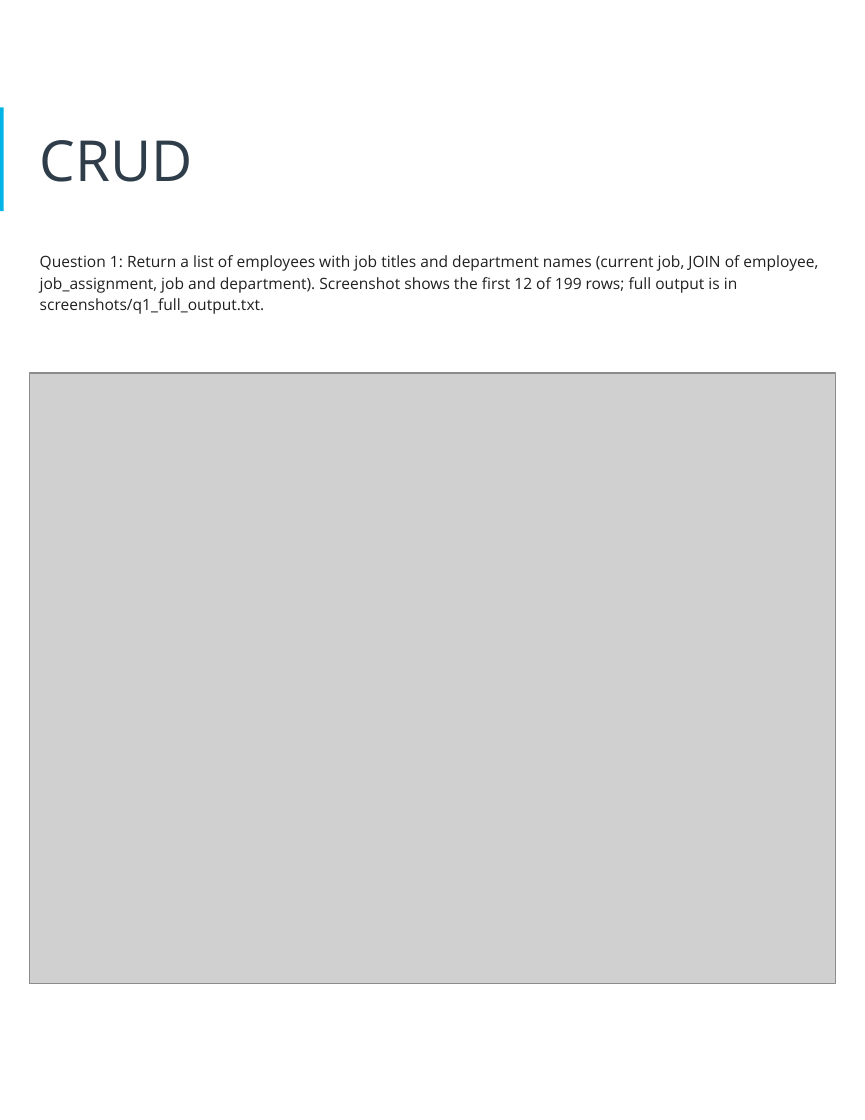
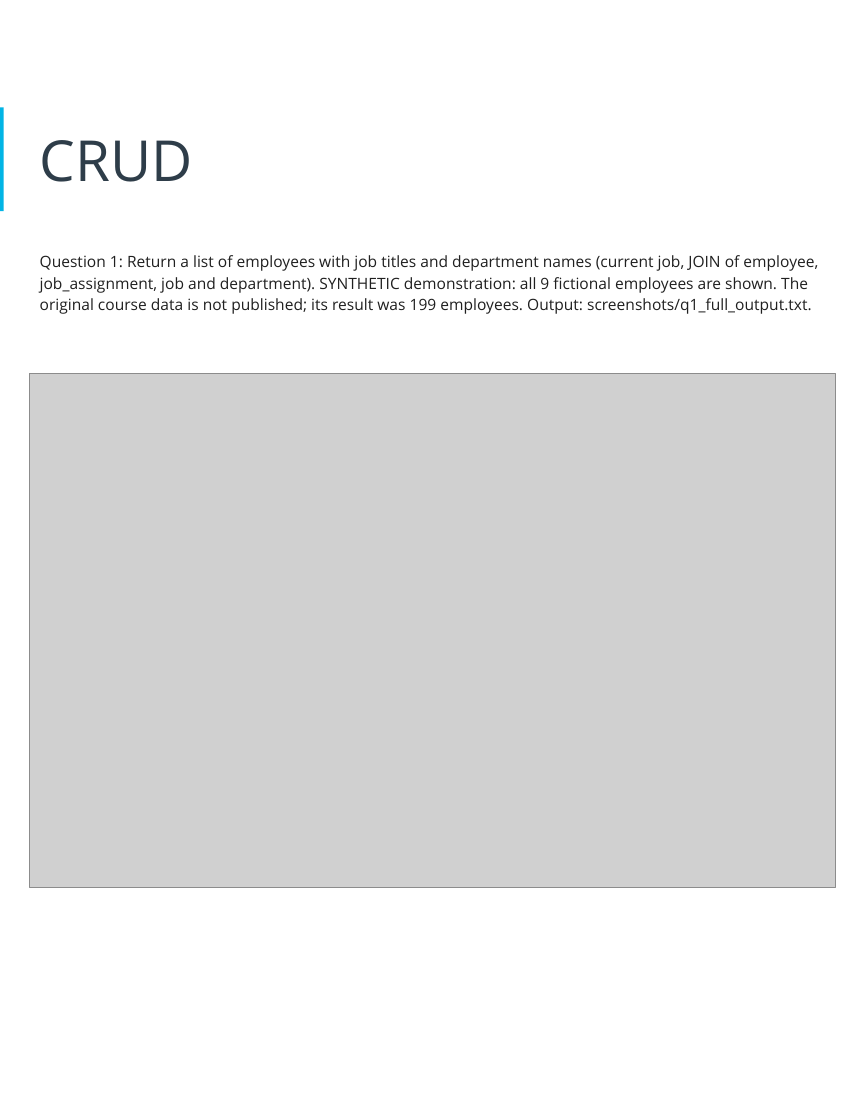
Before and after one commit to adebowalep/hr-database-design, a slide deck: slide 16 of docs/presentation/Tech_ABC_Corp_HR_Database.pptx. Drawn at 865x1120 pixels with LibreOffice and Linux fonts; fonts in the diff are those of the drawing; grey boxes stand for pictures. Boxes give left, top, right and bottom in pixels: in the first picture for what was removed or moved away, otherwise in the second. Text is boxed around its words. In the diff, an @@ line names an element or a change of style, - is before the commit and + after.

```diff
--- a/docs/presentation/Tech_ABC_Corp_HR_Database.pptx
+++ b/docs/presentation/Tech_ABC_Corp_HR_Database.pptx
@@ text at (40,255,818,314): text changed @@
-Question 1: Return a list of employees with job titles and department names (current job, JOIN of employee, job_assignment, job and department). Screenshot shows the first 12 of 199 rows; full output is in screenshots/q1_full_output.txt.
+Question 1: Return a list of employees with job titles and department names (current job, JOIN of employee, job_assignment, job and department). SYNTHETIC demonstration: all 9 fictional employees are shown. The original course data is not published; its result was 199 employees. Output: screenshots/q1_full_output.txt.
@@ picture: place and size @@
-picture at (30,372,835,983)
+picture at (30,372,835,886)
```
Also in this commit, not shown: 8 other slides changed, 27 other files.
